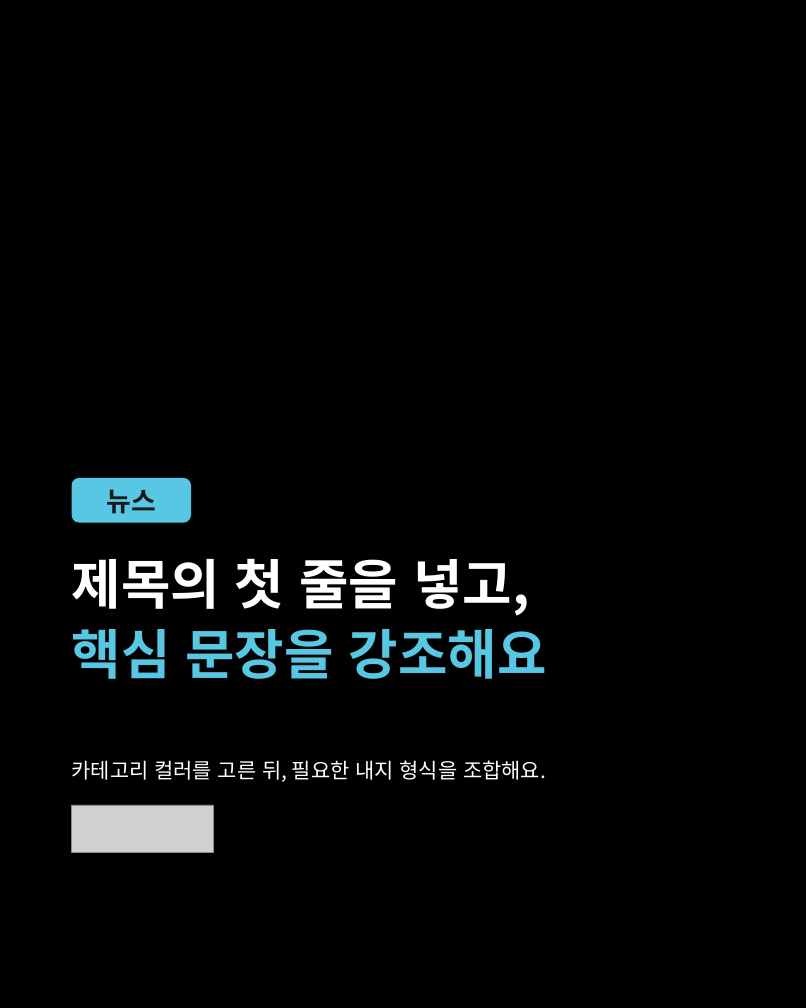
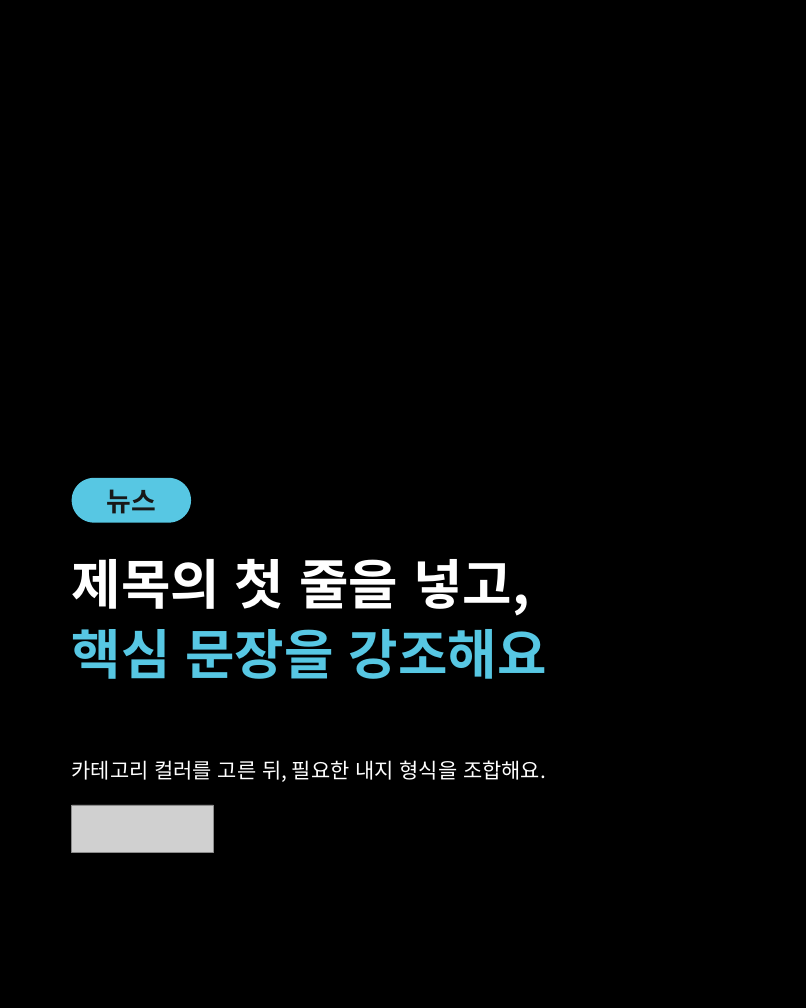
Before and after one commit to boramsama01-code/content-workbench, a slide deck: slide 1 of docs/artifacts/highscoop-current/news.pptx. Drawn at 806x1008 pixels with LibreOffice and Linux fonts; fonts in the diff are those of the drawing; grey boxes stand for pictures; background and template pictures are left out. Boxes give left, top, right and bottom in pixels: in the first picture for what was removed or moved away, otherwise in the second. Text is boxed around its words. In the diff, an @@ line names an element or a change of style, - is before the commit and + after.

```diff
--- a/docs/artifacts/highscoop-current/news.pptx
+++ b/docs/artifacts/highscoop-current/news.pptx
@@ rounded rectangle at box(72, 478, 191, 522): proportions changed @@
```
Also in this commit, not shown: 33 other files.
